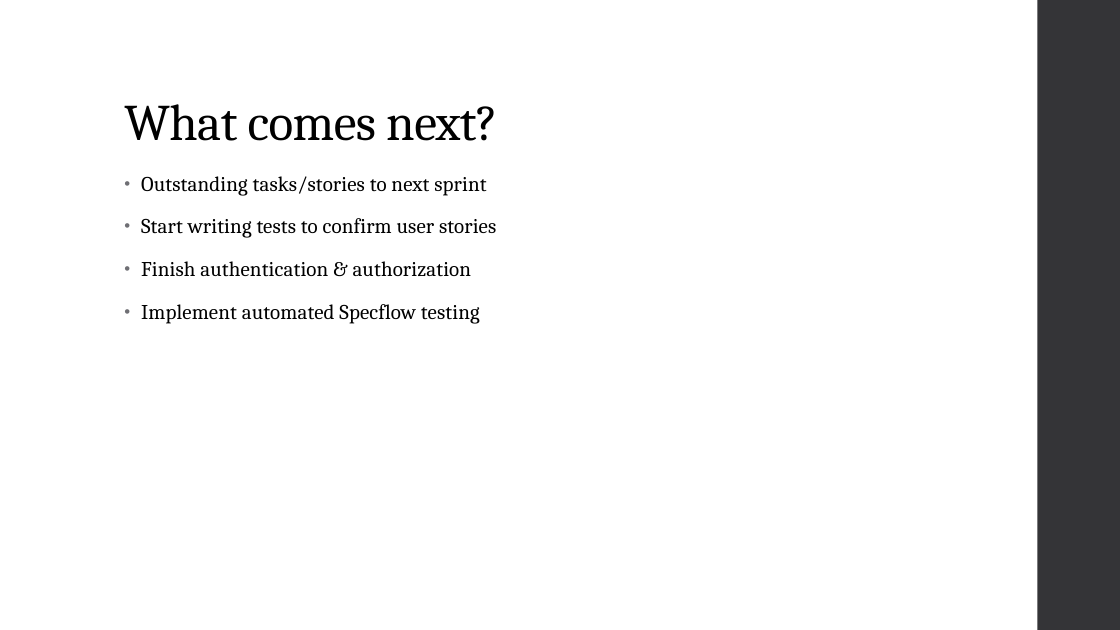
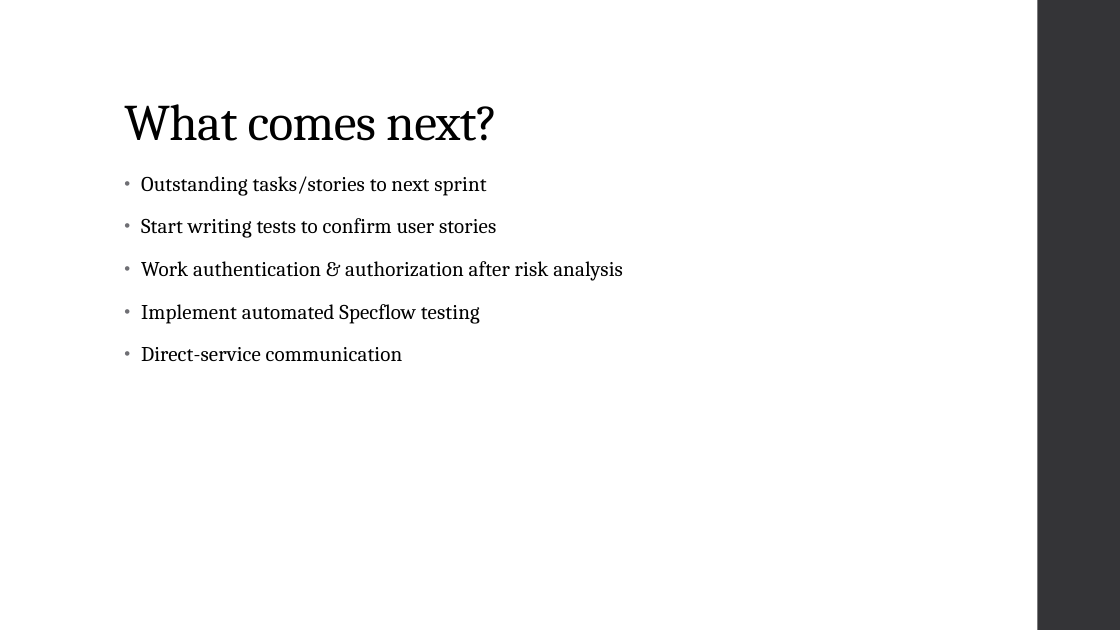
Before and after one commit to FHICT-Owen/ICAP, a slide deck: slide 4 of docs/Sprint_2.pptx. Drawn at 1120x630 pixels with LibreOffice and Linux fonts; fonts in the diff are those of the drawing. Boxes give left, top, right and bottom in pixels: in the first picture for what was removed or moved away, otherwise in the second. Text is boxed around its words. In the diff, an @@ line names an element or a change of style, - is before the commit and + after.

Commit message:
Add inter-service communication doc

```diff
--- a/docs/Sprint_2.pptx
+++ b/docs/Sprint_2.pptx
@@ text at box(141, 261, 623, 281): text changed @@
-• Finish authentication & authorization
+• Work authentication & authorization after risk analysis
@@ text at box(141, 347, 403, 362): paragraph added @@
+• Direct-service communication
```
Also in this commit, not shown: 2 other slides changed, 1 other file.
